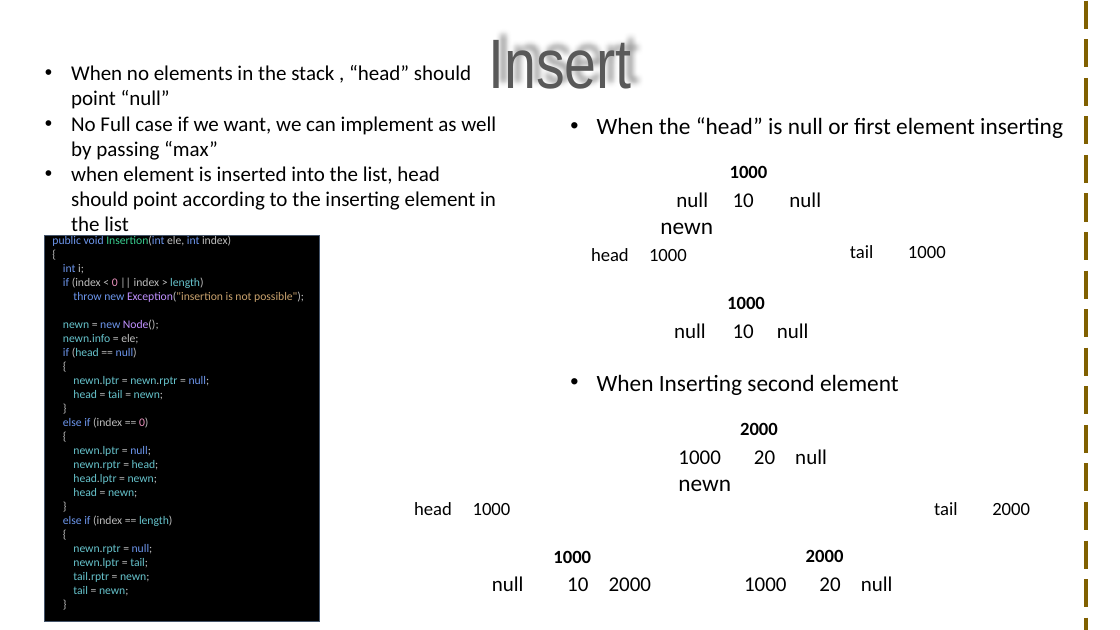
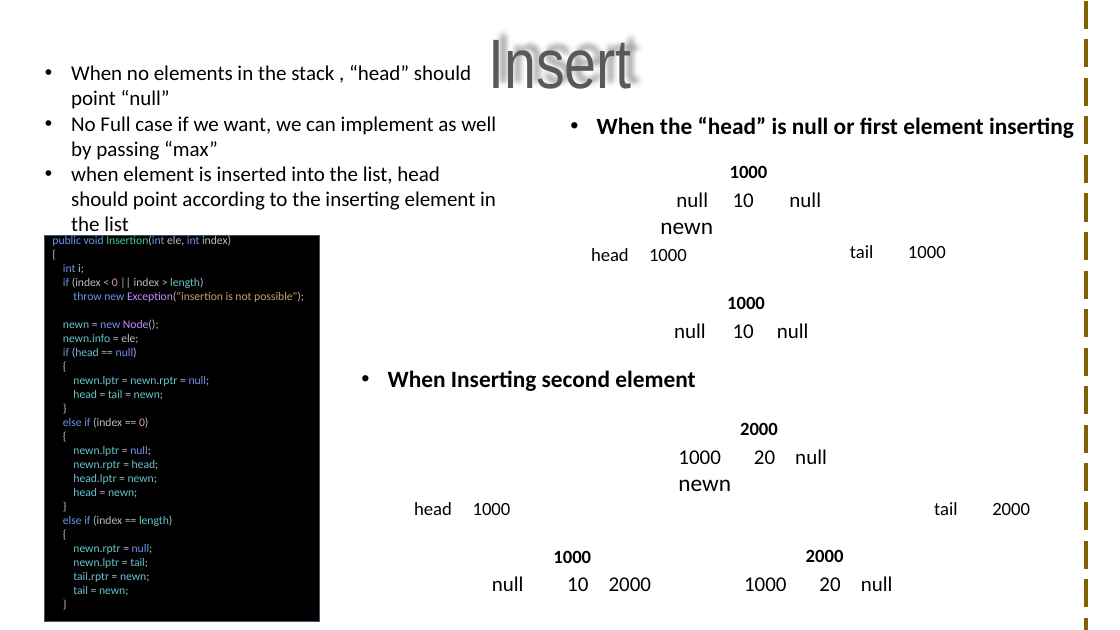
Before and after one commit to visweswarpenti/Trainings, a slide deck: slide 5 of Data Structures using C#/data-structures-using-.net-core-csharp/Linked List/Double Linked List/Double Linked List.pptx. Drawn at 1120x630 pixels with LibreOffice and Linux fonts; fonts in the diff are those of the drawing; background and template pictures are left out. Boxes give left, top, right and bottom in pixels: in the first picture for what was removed or moved away, otherwise in the second. Text is boxed around its words. In the diff, an @@ line names an element or a change of style, - is before the commit and + after.

```diff
--- a/Data Structures using C#/data-structures-using-.net-core-csharp/Linked List/Double Linked List/Double Linked List.pptx
+++ b/Data Structures using C#/data-structures-using-.net-core-csharp/Linked List/Double Linked List/Double Linked List.pptx
@@ text "When the “head” is null ..." at (597,117,1074,138): bold on @@
@@ text "When Inserting second element" at (388,370,695,391): bold on @@
@@ text "When Inserting second element": place and size @@
-text "When Inserting second element" at (597,374,899,395)
+text "When Inserting second element" at (388,370,695,391)
```
Also in this commit, not shown: 3 other slides changed.
